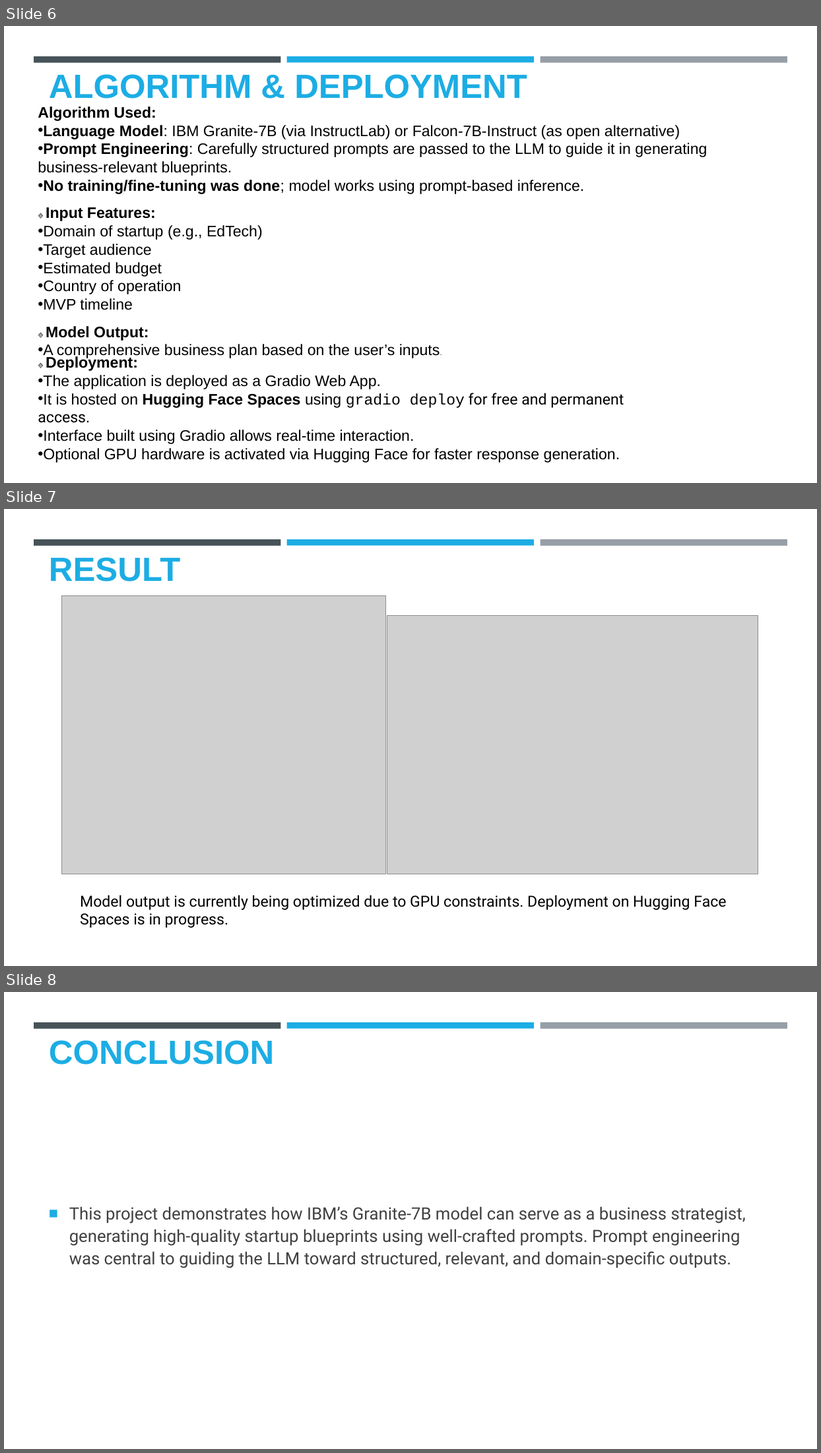
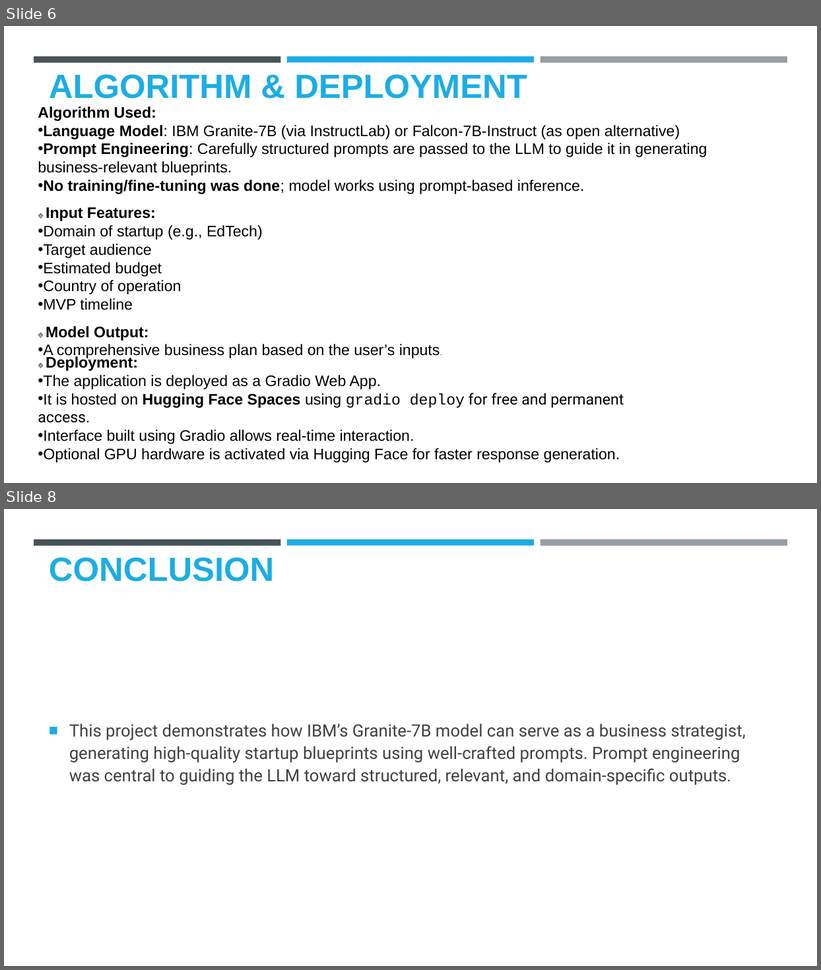
Before and after one commit to Tanishkapundhir78/Startup_Blueprint_generator, a slide deck: Tanishka_Blueprint_generator.pptx. Shown one above the other, each under a label of ours: slides 6, 7 and 8 before the commit, slides 6 and 8 after it; the slides between them are not shown. The pictures are 821x1453 and 821x970 pixels, drawn with LibreOffice and Linux fonts; fonts in the diff are those of the drawing; grey boxes stand for pictures; background and template pictures are left out. Boxes give left, top, right and bottom in pixels: in the first picture for what was removed or moved away, otherwise in the second. Text is boxed around its words. In the diff, an @@ line names an element or a change of style, - is before the commit and + after.

```diff
--- a/Tanishka_Blueprint_generator.pptx
+++ b/Tanishka_Blueprint_generator.pptx
@@ slide 7 removed at box(4, 509, 817, 966), background #FFFFFF; not listed: 3 template elements that a slide beside it also shows @@
@@ title removed at box(49, 557, 180, 582) @@
-RESULT
@@ picture removed at box(62, 595, 386, 875) @@
@@ picture removed at box(387, 616, 758, 875) @@
@@ text removed at box(80, 895, 726, 928) @@
-Model output is currently being optimized due to GPU constraints. Deployment on Hugging Face Spaces is in progress.
```
Also in this commit, not shown: 4 slides changed, 1 slide added.
